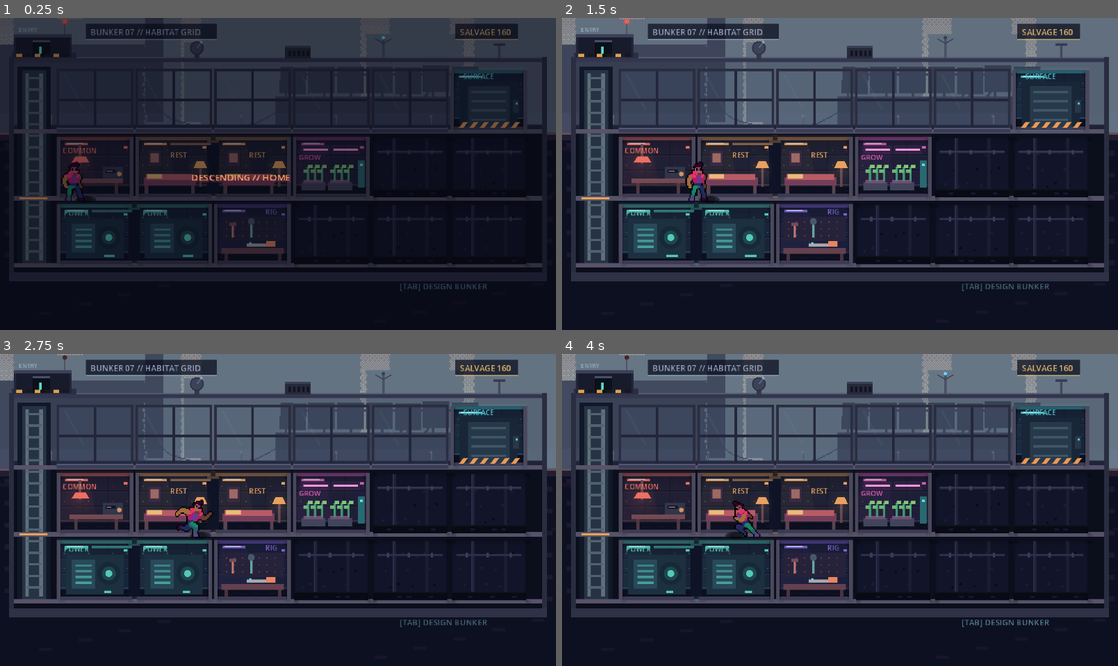
Above: before the commit, frames 1-4 (two rows, left to right).
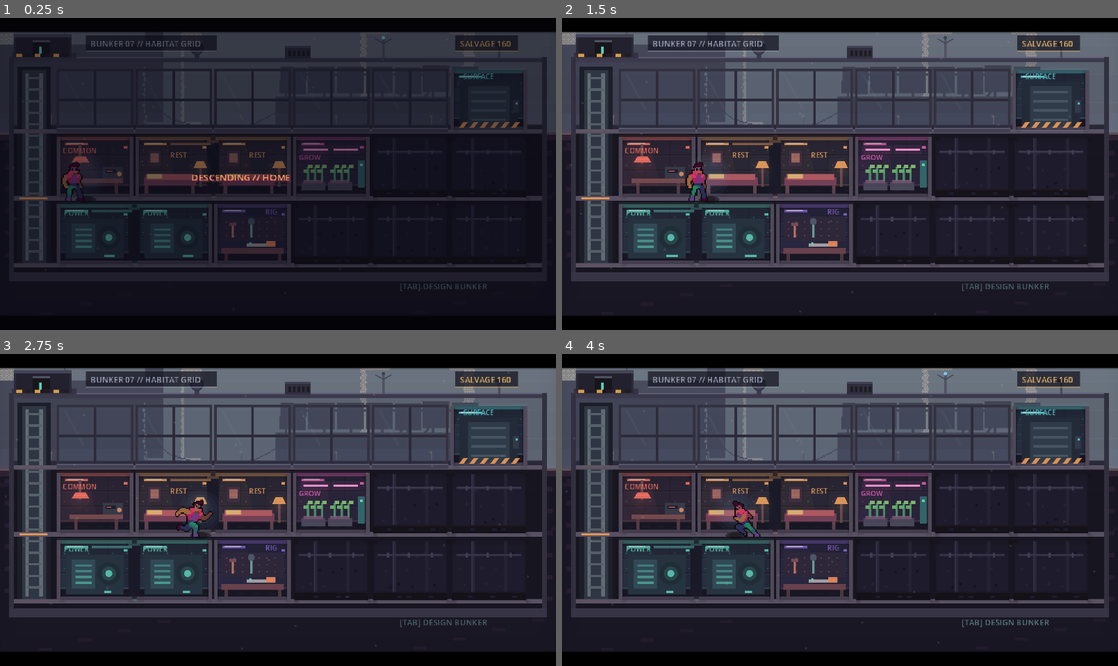
Above: after the commit, the same moments.

Repository: tiankaixie/fuzzy-octo-giggle
Game: Godot game, scene res://scenes/game.tscn
Two runs of this game, one before a commit and one after it. Both use one fixed random seed, a clock stepped at 60 frames per second and the inputs below.
Inputs (mouse positions are in pixels of both pictures, inside the frame that each line leads up to):
- Up to frame 1 (0.25 s): no input
- Up to frame 2 (1.5 s): tap Enter at 0.5 s; move the mouse to (962, 158) at 0.52 s; hold D (move_right) 0.53-1.28 s; tap J at 0.6 s; click (962, 158) at 0.67 s; tap Space at 0.77 s; move the mouse to (728, 189) at 1.27 s; hold S (move_down) from 1.28 s (still down); tap K at 1.35 s
- Up to frame 3 (2.75 s): tap Space at 1.52, 2 s; move the mouse to (333, 441) at 2.02 s; release S (move_down) at 2.03 s; hold D (move_right) from 2.03 s (still down); tap L at 2.1 s
- Up to frame 4 (4 s): move the mouse to (812, 572) at 2.77 s; release D (move_right) at 2.78 s; hold W (move_up) 2.78-3.53 s; tap U at 2.85 s; click (812, 572) at 2.92 s; tap Space at 3.02, 3.77 s; move the mouse to (1006, 556) at 3.52 s; hold A (move_left) from 3.53 s (still down); tap I at 3.6 s

The runs differ from the first frame. In frame 1, 5.6% of the frame differs, in the area x 0-100%, y 0-11%; in frame 2, 11%, in the area x 0-100%, y 0-100%; in frame 3, 11%; in frame 4, 11%.

Commit message:
feat: cinematic pixel-noir art direction (post layer, grades, particles)
Pushes the whole game toward the reference look (cinematic pixel-noir):

- New CinematicOverlay (CanvasLayer below the HUD): per-scene colour grade,
  fog/haze gradient, edge vignette, atmospheric particles and letterbox bars.
- Per-scene palettes: bunker warm interior + dust; arcade magenta neon + snow;
  transit blue + rain; foundry orange + embers; expedition map rose + snow.
- Characters gain a back-light halo so they read as lit silhouettes against the
  graded scene (player cool-blue; enemies use their glow colour).
- Moved bunker top labels clear of the top letterbox bar.

Co-Authored-By: Claude Opus 4.8 <noreply@anthropic.com>

Diff:
--- a/scripts/bunker.gd
+++ b/scripts/bunker.gd
@@ -6,6 +6,7 @@
 const PlayerClass := preload("res://scripts/player.gd")
 const RoomClass := preload("res://scripts/bunker_room.gd")
 const ContentRegistryClass := preload("res://scripts/data/content_registry.gd")
+const CinematicOverlayClass := preload("res://scripts/cinematic_overlay.gd")
 
 const COLS := 6
 const ROWS := 3
@@ -63,6 +64,11 @@
 	overlay.z_index = 100
 	overlay.draw.connect(_draw_overlay)
 	add_child(overlay)
+
+	var cinematic := CinematicOverlayClass.new()
+	add_child(cinematic)
+	cinematic.configure({"grade": Color(0.92, 0.56, 0.3, 0.05), "fog": Color(0.16, 0.13, 0.2), "fog_strength": 0.09, "particles": "dust", "count": 36, "vignette": 0.8, "letterbox": 12.0})
+
 	if last_loot > 0:
 		_show_status("EXPEDITION SALVAGE // +" + str(last_loot))
 
@@ -411,8 +417,8 @@
 				_draw_empty_cell(cell_pos, col, row)
 
 	# Bunker identity, on small plates so it reads over the sky.
-	_draw_plate_label(Vector2(74, 5), "BUNKER 07 // HABITAT GRID", Color("9aa6c0"))
-	_draw_plate_label(Vector2(393, 5), "SALVAGE " + str(salvage), Color("e3b669"))
+	_draw_plate_label(Vector2(74, 15), "BUNKER 07 // HABITAT GRID", Color("9aa6c0"))
+	_draw_plate_label(Vector2(393, 15), "SALVAGE " + str(salvage), Color("e3b669"))
 	var lift_hint := "W/S  CHANGE FLOOR" if player and player.position.x < 64.0 and not build_mode else ""
 	if lift_hint != "":
 		_label(lift_hint, Vector2(50, 235), Color("e6a466"), 7)
--- /dev/null
+++ b/scripts/cinematic_overlay.gd
@@ -0,0 +1,96 @@
+class_name CinematicOverlay
+extends CanvasLayer
+
+# Screen-space cinematic post layer shared by every world, pushing the look
+# toward the reference art (cinematic pixel-noir): a per-scene colour grade, a
+# fog/haze gradient, an edge vignette, atmospheric particles and thin letterbox
+# bars. Sits below the HUD (layer 60) so UI stays crisp on top.
+
+const W := 480.0
+const H := 270.0
+
+var grade_color := Color(0, 0, 0, 0)
+var fog_color := Color(0.5, 0.5, 0.6)
+var fog_strength := 0.12
+var vignette_strength := 0.6
+var particle_kind := "none"  # rain / snow / embers / dust
+var particle_count := 50
+var letterbox := 12.0
+var time := 0.0
+var _canvas: Node2D
+
+
+func _ready() -> void:
+	layer = 50
+	_canvas = Node2D.new()
+	_canvas.draw.connect(_draw_overlay)
+	add_child(_canvas)
+
+
+func configure(preset: Dictionary) -> void:
+	grade_color = preset.get("grade", grade_color)
+	fog_color = preset.get("fog", fog_color)
+	fog_strength = preset.get("fog_strength", fog_strength)
+	vignette_strength = preset.get("vignette", vignette_strength)
+	particle_kind = preset.get("particles", particle_kind)
+	particle_count = preset.get("count", particle_count)
+	letterbox = preset.get("letterbox", letterbox)
+	if is_instance_valid(_canvas):
+		_canvas.queue_redraw()
+
+
+func _process(delta: float) -> void:
+	time += delta
+	if is_instance_valid(_canvas):
+		_canvas.queue_redraw()
+
+
+func _draw_overlay() -> void:
+	var c := _canvas
+	# Monochromatic grade wash unifies the palette toward the scene's hue.
+	if grade_color.a > 0.0:
+		c.draw_rect(Rect2(0, 0, W, H), grade_color)
+	# Atmospheric fog, densest around the horizon band.
+	for i in range(12):
+		var t := float(i) / 11.0
+		var a := fog_strength * (0.25 + 0.75 * sin(t * PI))
+		c.draw_rect(Rect2(0, t * H, W, H / 12.0 + 1.0), Color(fog_color.r, fog_color.g, fog_color.b, a))
+	_draw_particles(c)
+	_draw_vignette(c)
+	if letterbox > 0.0:
+		c.draw_rect(Rect2(0, 0, W, letterbox), Color(0, 0, 0, 1))
+		c.draw_rect(Rect2(0, H - letterbox, W, letterbox), Color(0, 0, 0, 1))
+		c.draw_rect(Rect2(0, letterbox, W, 1), Color(0, 0, 0, 0.35))
+		c.draw_rect(Rect2(0, H - letterbox - 1.0, W, 1), Color(0, 0, 0, 0.35))
+
+
+func _draw_vignette(c: Node2D) -> void:
+	var n := 18
+	for i in range(n):
+		var edge := pow(float(n - i) / float(n), 2.2)
+		c.draw_rect(Rect2(i, i, W - 2 * i, H - 2 * i), Color(0, 0, 0, vignette_strength * edge * 0.05), false, 1)
+
+
+func _draw_particles(c: Node2D) -> void:
+	match particle_kind:
+		"rain":
+			for i in range(particle_count):
+				var x := fmod(float(i * 53), W)
+				var y := fmod(float(i * 29) + time * 260.0, H + 20.0) - 10.0
+				c.draw_line(Vector2(x, y), Vector2(x - 2.0, y + 9.0), Color(0.62, 0.72, 0.92, 0.22), 1)
+		"snow":
+			for i in range(particle_count):
+				var x := fmod(float(i * 47) + sin(time * 0.6 + float(i)) * 10.0, W)
+				var y := fmod(float(i * 31) + time * 26.0, H)
+				c.draw_circle(Vector2(x, y), 1.0, Color(0.85, 0.88, 0.96, 0.5))
+		"embers":
+			for i in range(particle_count):
+				var x := fmod(float(i * 43) + sin(time * 1.3 + float(i)) * 7.0, W)
+				var y := H - fmod(float(i * 37) + time * 42.0, H + 20.0)
+				var flick := 0.5 + 0.5 * sin(time * 6.0 + float(i) * 1.7)
+				c.draw_circle(Vector2(x, y), 1.0, Color(1.0, 0.6 + 0.2 * flick, 0.25, 0.35 + flick * 0.4))
+		"dust":
+			for i in range(particle_count):
+				var x := fmod(float(i * 61) + sin(time * 0.3 + float(i)) * 12.0, W)
+				var y := fmod(float(i * 41) + sin(time * 0.22 + float(i) * 1.7) * 16.0, H)
+				c.draw_circle(Vector2(x, y), 1.0, Color(0.9, 0.82, 0.66, 0.12))
--- a/scripts/combat/combat_enemy.gd
+++ b/scripts/combat/combat_enemy.gd
@@ -200,6 +200,9 @@
 	var head_y := -58.0 if is_elite else -46.0
 	draw_ellipse(Vector2(0, 3), 12.0 if not is_elite else 16.0, 4.0, Color(0.01, 0.02, 0.05, 0.6))
 	draw_ellipse(Vector2(0, 3), 8.0 if not is_elite else 11.0, 2.5, Color(0.0, 0.01, 0.03, 0.4))
+	if not is_elite:
+		for i in range(3, 0, -1):
+			draw_circle(Vector2(0, -20), 7.0 + float(i) * 3.0, Color(glow, 0.025 * float(4 - i)))
 	if is_elite:
 		for i in range(3, 0, -1):
 			draw_circle(Vector2(0, -24), 18.0 + i * 3.0, Color(glow, 0.012 * i))
--- a/scripts/dungeon.gd
+++ b/scripts/dungeon.gd
@@ -9,6 +9,7 @@
 const CombatAudioClass := preload("res://scripts/combat/combat_audio.gd")
 const BattleHUDClass := preload("res://scripts/battle_hud.gd")
 const ContentRegistryClass := preload("res://scripts/data/content_registry.gd")
+const CinematicOverlayClass := preload("res://scripts/cinematic_overlay.gd")
 const CITY_BG_PATH := "res://assets/backgrounds/city.png"
 const CITY_DAY_PATH := "res://assets/backgrounds/city_day.png"
 
@@ -63,10 +64,24 @@
 	foreground.draw.connect(_draw_foreground)
 	add_child(foreground)
 	_build_room_wipe()
+	var cinematic := CinematicOverlayClass.new()
+	add_child(cinematic)
+	cinematic.configure(_cinematic_preset())
+
 	battle_hud = BattleHUDClass.new()
 	add_child(battle_hud)
 	battle_hud.configure(stage_id, _room_count())
 	_spawn_room_wave()
+
+
+func _cinematic_preset() -> Dictionary:
+	match stage_id:
+		"transit":
+			return {"grade": Color(0.22, 0.42, 0.66, 0.10), "fog": Color(0.09, 0.16, 0.25), "fog_strength": 0.16, "particles": "rain", "count": 70}
+		"foundry":
+			return {"grade": Color(1.0, 0.42, 0.18, 0.10), "fog": Color(0.23, 0.11, 0.08), "fog_strength": 0.15, "particles": "embers", "count": 52}
+		_:
+			return {"grade": Color(0.88, 0.28, 0.6, 0.1), "fog": Color(0.23, 0.14, 0.28), "fog_strength": 0.13, "particles": "snow", "count": 48}
 
 
 func _process(delta: float) -> void:
--- a/scripts/expedition_map.gd
+++ b/scripts/expedition_map.gd
@@ -4,6 +4,7 @@
 signal transition_requested(target: String)
 
 const ContentRegistryClass := preload("res://scripts/data/content_registry.gd")
+const CinematicOverlayClass := preload("res://scripts/cinematic_overlay.gd")
 
 var stages: Array = []
 var selected_index := 0
@@ -15,6 +16,9 @@
 func _ready() -> void:
 	RenderingServer.set_default_clear_color(Color("050818"))
 	stages = ContentRegistryClass.stages()
+	var cinematic := CinematicOverlayClass.new()
+	add_child(cinematic)
+	cinematic.configure({"grade": Color(0.78, 0.36, 0.46, 0.06), "fog": Color(0.16, 0.16, 0.26), "fog_strength": 0.1, "particles": "snow", "count": 30, "vignette": 0.7, "letterbox": 12.0})
 
 
 func _process(delta: float) -> void:
--- a/scripts/player.gd
+++ b/scripts/player.gd
@@ -103,9 +103,12 @@
 
 
 func _draw_side() -> void:
-	# Body is an AnimatedSprite2D child now; only the contact shadow is drawn here.
+	# Body is an AnimatedSprite2D child (drawn after this); the shadow and a soft
+	# backlight halo go here so the silhouette reads against the graded scene.
 	_draw_oval(Vector2(0, 3), Vector2(9, 3.2), Color(0.01, 0.02, 0.05, 0.55))
 	_draw_oval(Vector2(0, 3), Vector2(6, 2.2), Color(0.0, 0.01, 0.03, 0.4))
+	for i in range(3, 0, -1):
+		draw_circle(Vector2(0, -18), 8.0 + float(i) * 3.5, Color(0.45, 0.72, 0.96, 0.04))
 
 
 func _draw_top_down() -> void:
